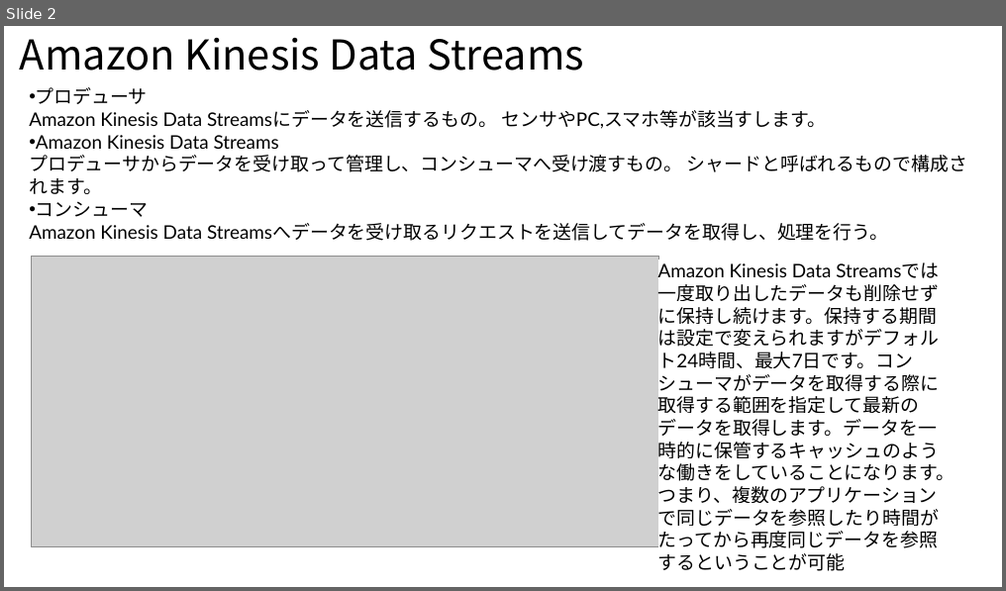
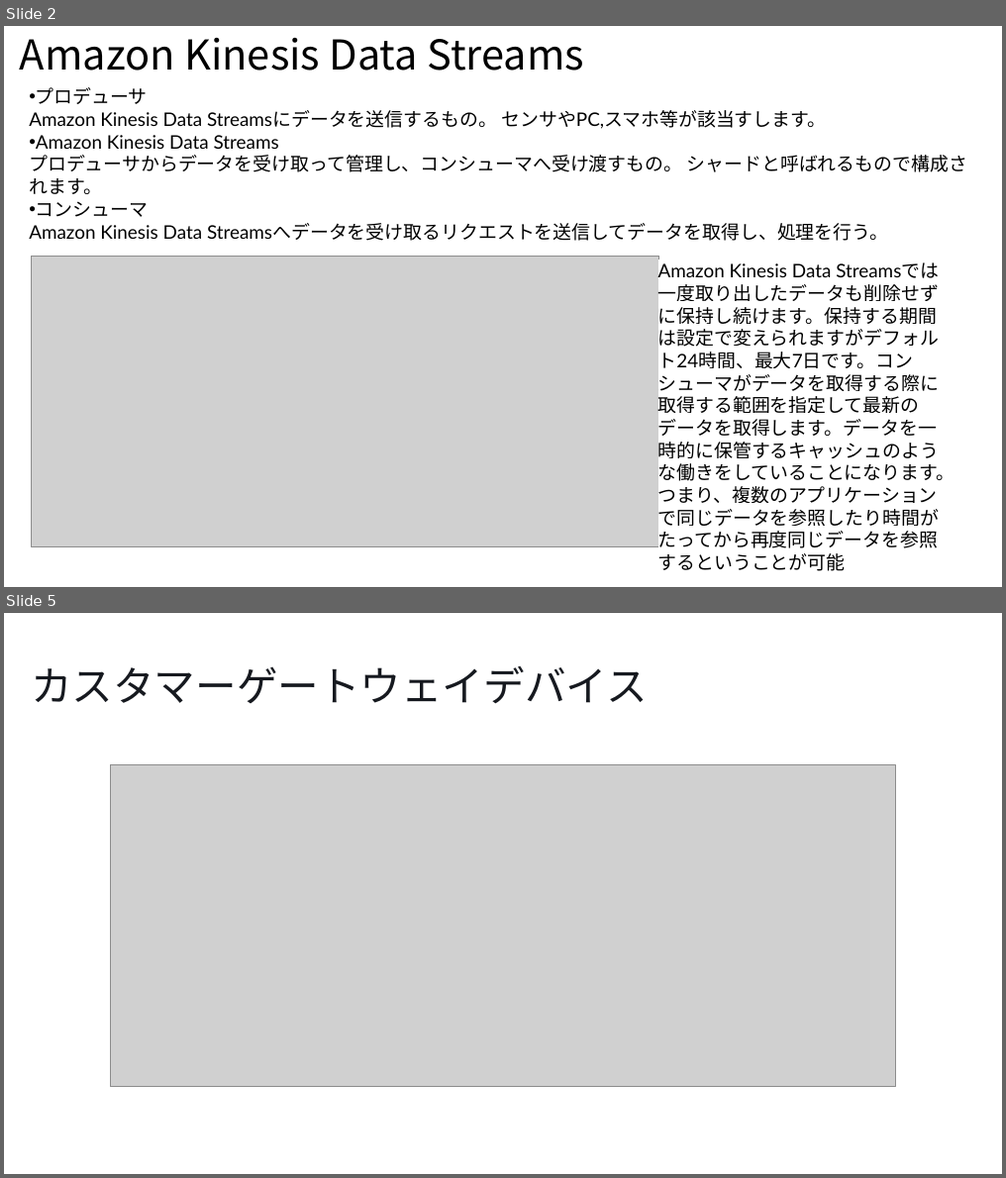
Before and after one commit to yutayadu/learning, a slide deck: AWS SAP/AWS SAP.pptx. Shown one above the other, each under a label of ours: slide 2 before the commit, slides 2 and 5 after it; the slides between them are not shown. The pictures are 1006x591 and 1006x1178 pixels, drawn with LibreOffice and Linux fonts; fonts in the diff are those of the drawing; grey boxes stand for pictures. Boxes give left, top, right and bottom in pixels: in the first picture for what was removed or moved away, otherwise in the second. Text is boxed around its words. In the diff, an @@ line names an element or a change of style, - is before the commit and + after.

```diff
--- a/AWS SAP/AWS SAP.pptx
+++ b/AWS SAP/AWS SAP.pptx
@@ slide 5 added at box(4, 613, 1002, 1174), background #FFFFFF @@
@@ title added at box(31, 666, 647, 704), 39.6 pt, text #16191F @@
+カスタマーゲートウェイデバイス
@@ picture added at box(110, 765, 896, 1087) @@
```
Also in this commit, not shown: 2 other slides added, 1 other file.
